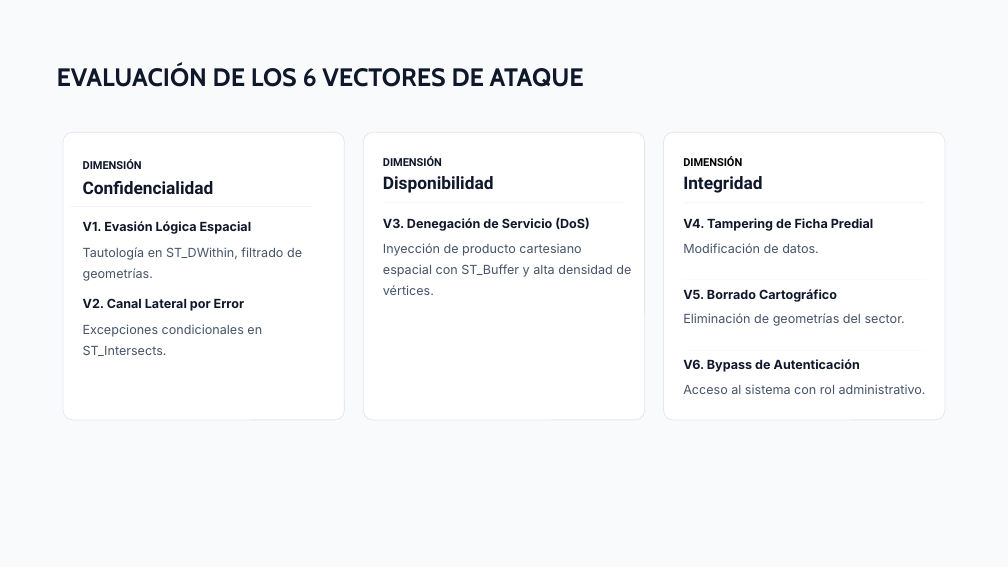
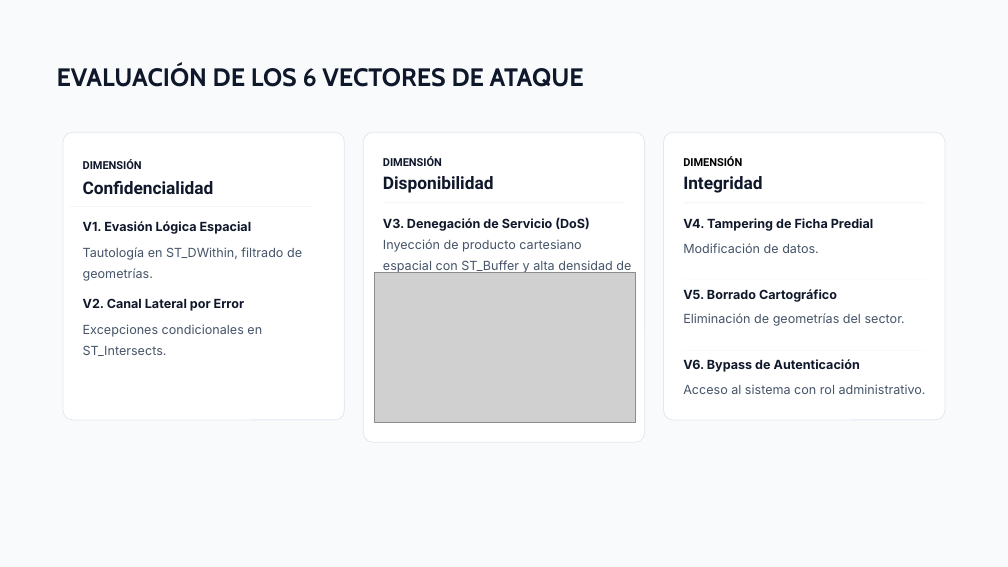
Before and after one commit to RAlexander777/Playground-SQLi-PostGIS, a slide deck: slide 4 of Evaluación de Inyección SQL Espacial en PostGIS.pptx. Drawn at 1008x567 pixels with LibreOffice and Linux fonts; fonts in the diff are those of the drawing; grey boxes stand for pictures. Boxes give left, top, right and bottom in pixels: in the first picture for what was removed or moved away, otherwise in the second. Text is boxed around its words. In the diff, an @@ line names an element or a change of style, - is before the commit and + after.

Commit message:
feat(slides): embed publication figures into decks and add chart interpretations to defense guides

```diff
--- a/Evaluación de Inyección SQL Espacial en PostGIS.pptx
+++ b/Evaluación de Inyección SQL Espacial en PostGIS.pptx
@@ rounded rectangle: place and size @@
-rounded rectangle at <box>364,132,645,420</box>
+rounded rectangle at <box>364,132,645,442</box>
@@ text "Inyección de producto cartesiano espacial ..." rewrapped from <box>383,243,631,295</box> to <box>383,239,631,273</box> @@
@@ picture added at <box>374,272,635,423</box> @@
```
Also in this commit, not shown: 2 other slides changed, 3 other files.
